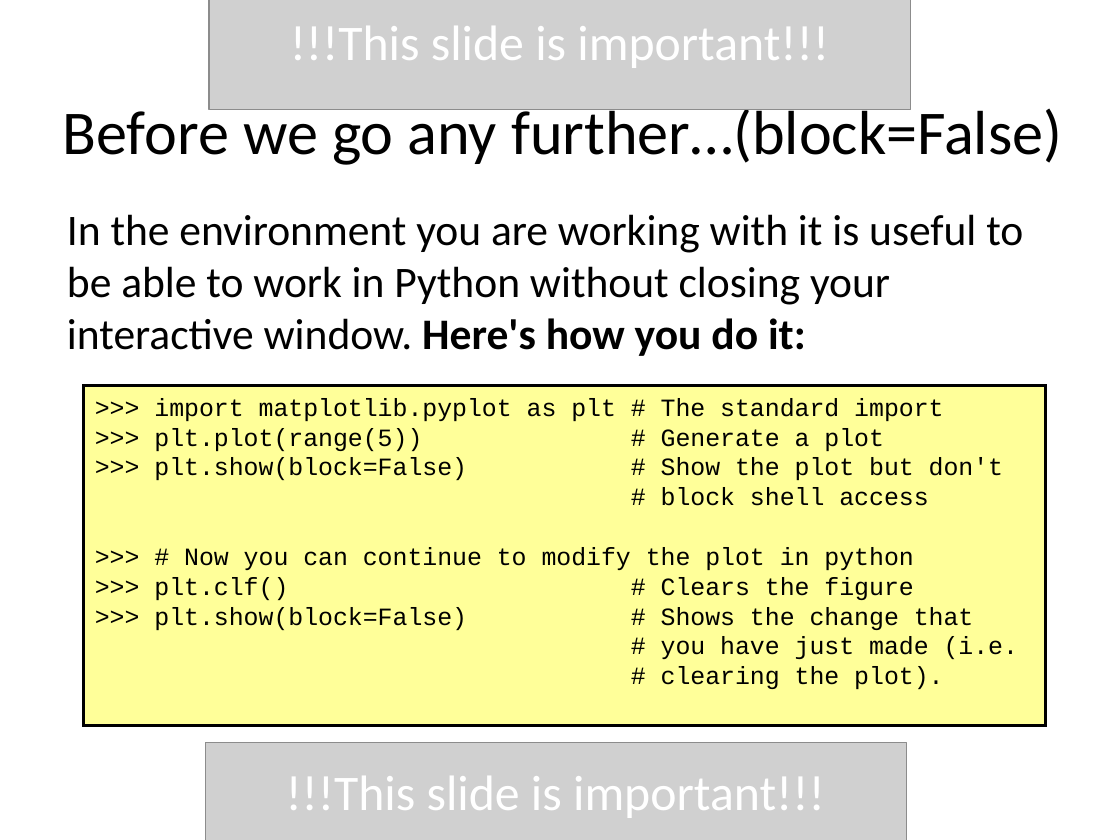
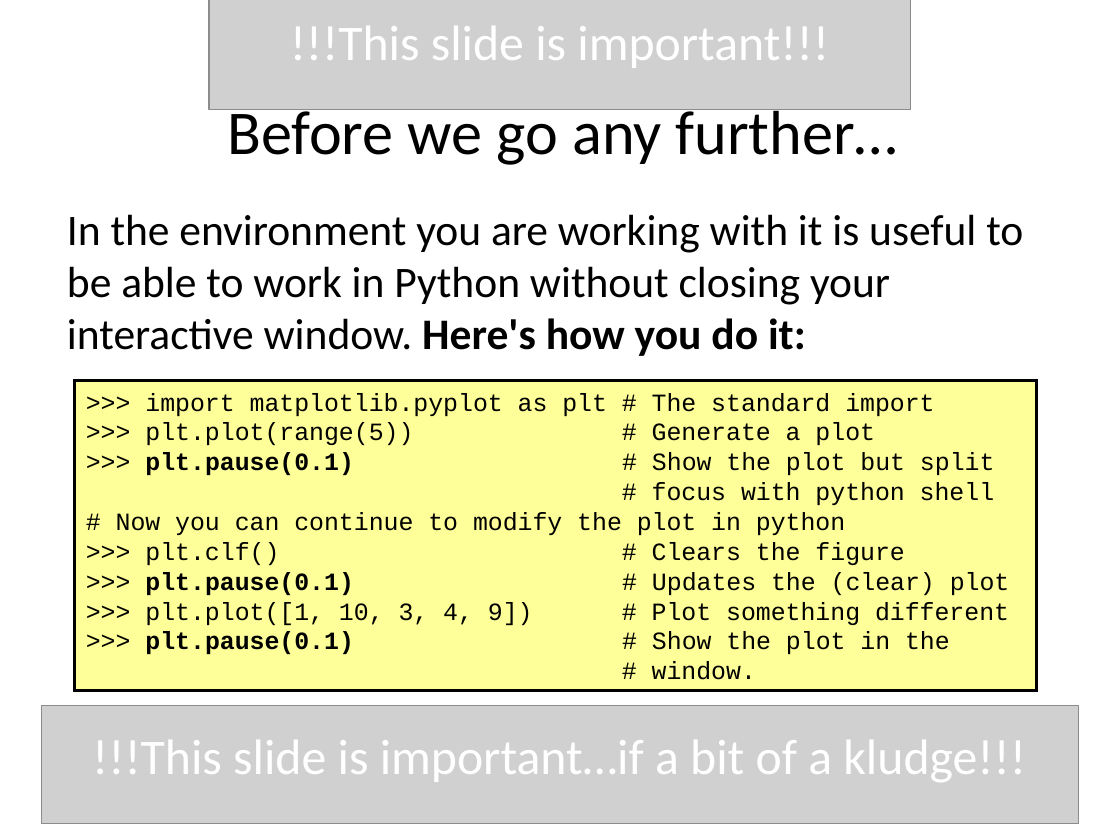
Before and after one commit to ncasuk/ncas-isc, a slide deck: slide 8 of python/presentations/visualisation/matplotlib_and_basemap.ppt. Drawn at 1120x840 pixels with LibreOffice and Linux fonts; fonts in the diff are those of the drawing; grey boxes stand for pictures; background and template pictures are left out. Boxes give left, top, right and bottom in pixels: in the first picture for what was removed or moved away, otherwise in the second. Text is boxed around its words. In the diff, an @@ line names an element or a change of style, - is before the commit and + after.

```diff
--- a/python/presentations/visualisation/matplotlib_and_basemap.ppt
+++ b/python/presentations/visualisation/matplotlib_and_basemap.ppt
@@ title at (227, 102, 898, 165): text changed @@
-Before we go any further…(block=False)
+Before we go any further…
@@ rectangle ">>> import matplotlib.pyplot as plt ...": place and size @@
-rectangle ">>> import matplotlib.pyplot as plt ..." at (84, 385, 1045, 725)
+rectangle ">>> import matplotlib.pyplot as plt ..." at (75, 381, 1036, 691)
@@ text in rectangle at (116, 452, 995, 535): text changed @@
->>> plt.show(block=False) # Show the plot but don't
-# block shell access
->>> # Now you can continue to modify the plot in python
+>>> plt.pause(0.1) # Show the plot but split
+# focus with python shell
+# Now you can continue to modify the plot in python
@@ text in rectangle at (145, 572, 1010, 680): text changed @@
->>> plt.show(block=False) # Shows the change that
-# you have just made (i.e.
-# clearing the plot).
+>>> plt.pause(0.1) # Updates the (clear) plot
+>>> plt.plot([1, 10, 3, 4, 9]) # Plot something different
+>>> plt.pause(0.1) # Show the plot in the
+# window.
@@ picture: place and size @@
-picture at (205, 743, 906, 840)
+picture at (41, 706, 1077, 823)
@@ text at (92, 740, 1026, 782): text changed @@
-!!!This slide is important!!!
+!!!This slide is important…if a bit of a kludge!!!
```
Also in this commit, not shown: 1 other slide changed, 1 slide removed, 3 other files.
